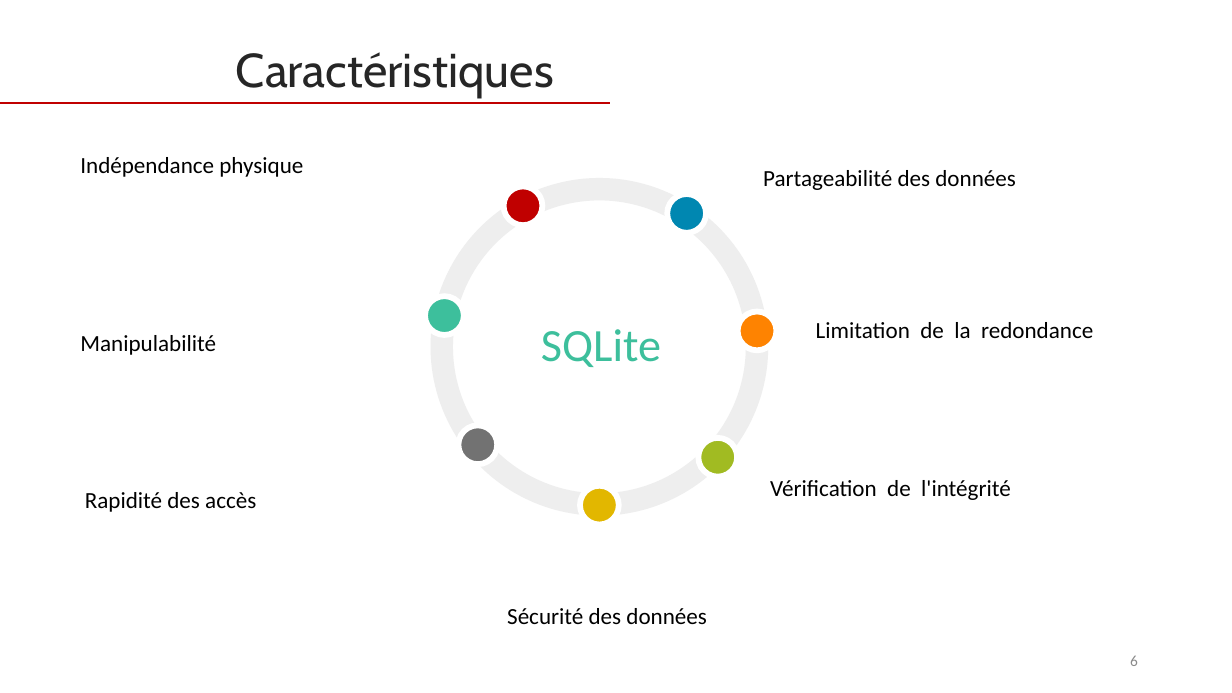
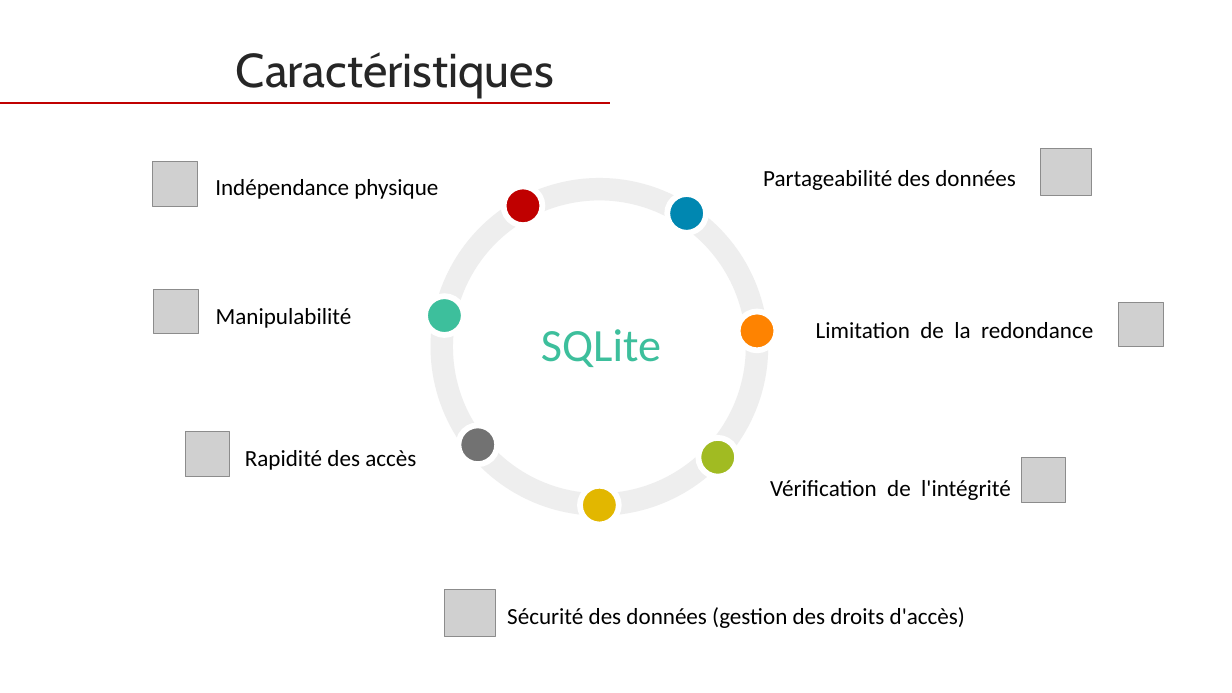
Before and after one commit to web-ai-master/academic-projects, a slide deck: slide 6 of Architecture SGBD/Project/presentation/Presentation-projet-SQLite.pptx. Drawn at 1232x693 pixels with LibreOffice and Linux fonts; fonts in the diff are those of the drawing; grey boxes stand for pictures. Boxes give left, top, right and bottom in pixels: in the first picture for what was removed or moved away, otherwise in the second. Text is boxed around its words. In the diff, an @@ line names an element or a change of style, - is before the commit and + after.

```diff
--- a/Architecture SGBD/Project/presentation/Presentation-projet-SQLite.pptx
+++ b/Architecture SGBD/Project/presentation/Presentation-projet-SQLite.pptx
@@ picture added at box(1041, 148, 1092, 195) @@
@@ picture added at box(152, 162, 197, 206) @@
@@ text "Indépendance physique": place and size @@
-text "Indépendance physique" at box(80, 157, 303, 177)
+text "Indépendance physique" at box(215, 179, 438, 199)
@@ picture added at box(153, 289, 198, 334) @@
@@ text "Manipulabilité": place and size @@
-text "Manipulabilité" at box(80, 335, 216, 355)
+text "Manipulabilité" at box(216, 308, 352, 328)
@@ picture added at box(1119, 302, 1164, 347) @@
@@ picture added at box(185, 432, 229, 476) @@
@@ text "Rapidité des accès": place and size @@
-text "Rapidité des accès" at box(85, 492, 256, 512)
+text "Rapidité des accès" at box(245, 450, 416, 470)
@@ picture added at box(1021, 457, 1066, 502) @@
@@ picture added at box(445, 590, 495, 637) @@
@@ text at box(507, 607, 965, 628): text changed @@
-Sécurité des données
+Sécurité des données (gestion des droits d'accès)
@@ page number removed at box(1130, 655, 1138, 666) @@
-6
```
Also in this commit, not shown: 53 other slides changed, 1 slide added, 1 slide removed, 19 other files.
